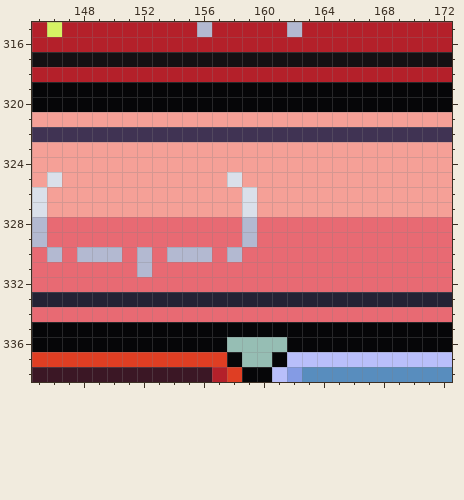
Edited in one commit: pixel-art file (demo/assets/ui.aseprite). That is the earlier state.
288x480 pixels, 1 frame. Shown: x 145..172, y 315..338.
Now the later version:
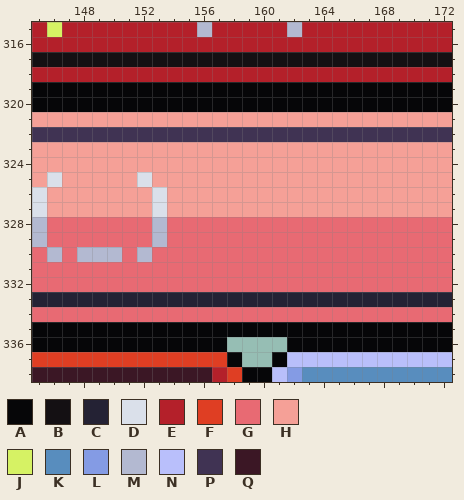
Palette (. is transparent): A #060608  B #141013  C #242234  D #dae0ea  E #b4202a  F #df3e23  G #e86a73  H #f5a097  J #d6f264  K #588dbe  L #849be4  M #b3b9d1  N #b9bffb  P #403353  Q #3b1725
Change:
@@ x 150..161 @@
 324 HHHHHHHHHHHH
-325 HHHHHHHHDHHH
-326 HHHHHHHHHDHH
-327 HHHHHHHHHDHH
-328 GGGGGGGGGMGG
-329 GGGGGGGGGMGG
-330 MGMGMMMGMGGG
-331 GGMGGGGGGGGG
+325 HHDHHHHHHHHH
+326 HHHDHHHHHHHH
+327 HHHDHHHHHHHH
+328 GGGMGGGGGGGG
+329 GGGMGGGGGGGG
+330 MGMGGGGGGGGG
+331 GGGGGGGGGGGG
 332 GGGGGGGGGGGG
Pixel boxes of the changes (left, top, right, bottom) in both pictures:
changed: (137, 172, 257, 277)
